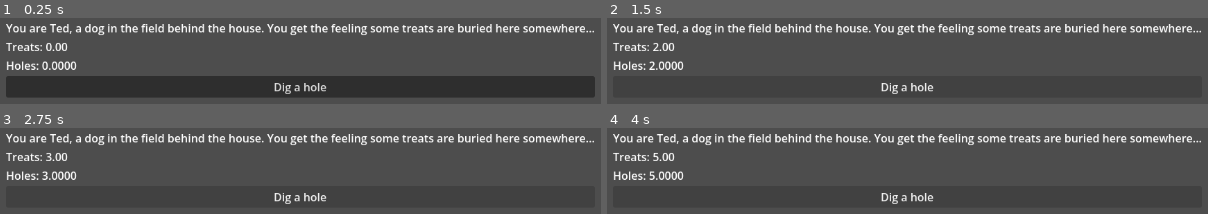
Above: before the commit, frames 1-4 (two rows, left to right).
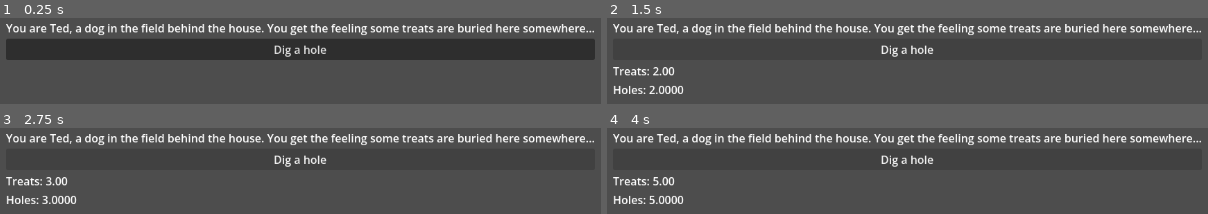
Above: after the commit, the same moments.

Repository: justin-capalbo/one-true-dog
Game: Godot game, scene res://main.tscn
The game is run twice, just before and just after one commit, with the same random seed, the same clock (stepped at 60 frames per second) and the same inputs.
Inputs:
- Up to frame 1 (0.25 s): no input
- Up to frame 2 (1.5 s): click "Dig a hole" at 0.5 s; click "Dig a hole" at 1.25 s
- Up to frame 3 (2.75 s): click "Dig a hole" at 2 s
- Up to frame 4 (4 s): tap Enter at 2.75 s; tap Space at 3.5 s

The runs differ from the first frame. In frame 1, 48% of the frame differs, in the area x 0-100%, y 24-92%; in frame 2, 3.2%; in frame 3, 3.2%; in frame 4, 3.2%.

Commit message:
Implement bones

Diff:
--- a/main.tscn
+++ b/main.tscn
@@ -26,15 +26,18 @@
 layout_mode = 2
 text = "You are Ted, a dog in the field behind the house. You get the feeling some treats are buried here somewhere..."
 
+[node name="DigButton" type="Button" parent="UI" unique_id=1921256829]
+layout_mode = 2
+text = "Dig a hole"
+
 [node name="TreatsLabel" type="Label" parent="UI" unique_id=767203823]
 layout_mode = 2
 
 [node name="HolesLabel" type="Label" parent="UI" unique_id=2080749498]
 layout_mode = 2
 
-[node name="DigButton" type="Button" parent="UI" unique_id=1921256829]
+[node name="BonesLabel" type="Label" parent="UI" unique_id=2122647214]
 layout_mode = 2
-text = "Dig a hole"
 
 [node name="HelpersLabel" type="Label" parent="UI" unique_id=534069783]
 layout_mode = 2
@@ -48,6 +51,12 @@
 [node name="NoseButton" type="Button" parent="UI" unique_id=423958672]
 layout_mode = 2
 
+[node name="BoneDiggerLabel" type="Label" parent="UI" unique_id=2104000596]
+layout_mode = 2
+
+[node name="BoneDiggerButton" type="Button" parent="UI" unique_id=2034282748]
+layout_mode = 2
+
 [node name="DigTimer" type="Timer" parent="." unique_id=1587685107]
 wait_time = 0.1
 autostart = true
--- a/src/main.gd
+++ b/src/main.gd
@@ -1,44 +1,53 @@
 extends Control
+
+enum Currency { TREATS, BONES, STICKS }
+
+const CURRENCY_NAMES := { Currency.TREATS: "treats", Currency.BONES: "bones", Currency.STICKS: "sticks" }
 
 class Upgrade:
 	var level: int = 0
 	var unlocked: bool = false
 	var base_cost: int
 	var cost_exponent: float
+	var currency: int
 	var label_node: Label
 	var button_node: Button
 
-	func _init(p_base_cost: int, p_exponent: float, p_label: Label, p_button: Button) -> void:
+	func _init(p_base_cost: int, p_exponent: float, p_currency: int, p_label: Label, p_button: Button) -> void:
 		base_cost = p_base_cost
 		cost_exponent = p_exponent
+		currency = p_currency
 		label_node = p_label
 		button_node = p_button
 
 	func cost() -> int:
 		return int(base_cost * pow(cost_exponent, level))
 
-	func try_buy(treats: float) -> int:
+	func try_buy(currencies: Dictionary) -> int:
 		var c = cost()
-		if treats >= c:
+		if currencies[currency] >= c:
 			level += 1
 			return c
 		return 0
 
-	func refresh_ui(treats: float, label_text: String) -> void:
-		if not unlocked and treats >= base_cost:
+	func refresh_ui(currencies: Dictionary, label_text: String) -> void:
+		var amount: float = currencies[currency]
+		if not unlocked and amount >= base_cost:
 			unlocked = true
 		label_node.visible = unlocked
 		button_node.visible = unlocked
 		if unlocked:
 			label_node.text = label_text
-			button_node.text = "Upgrade (%d treats)" % cost()
-			button_node.disabled = treats < cost()
+			button_node.text = "Upgrade for %d %s" % [cost(), CURRENCY_NAMES[currency]]
+			button_node.disabled = amount < cost()
 
 # Resources
-var treats: float = 0.0
+var currencies := { Currency.TREATS: 0.0, Currency.BONES: 0.0, Currency.STICKS: 0.0 }
+var lifetime := { Currency.TREATS: 0.0, Currency.BONES: 0.0, Currency.STICKS: 0.0 }
 var holes_dug: float = 0.0
 var nose_upgrade: Upgrade
 var helpers_upgrade: Upgrade
+var bone_digger_upgrade: Upgrade
 
 # Config
 const TICK_RATE: float = 0.1
@@ -46,6 +55,7 @@
 
 # Node references
 @onready var treats_label: Label = $UI/TreatsLabel
+@onready var bones_label: Label = $UI/BonesLabel
 @onready var holes_label: Label = $UI/HolesLabel
 @onready var dig_button: Button = $UI/DigButton
 @onready var dig_timer: Timer = $DigTimer
@@ -53,13 +63,18 @@
 @onready var nose_button: Button = $UI/NoseButton
 @onready var helpers_label: Label = $UI/HelpersLabel
 @onready var helpers_button: Button = $UI/HelpersButton
+@onready var bone_digger_label: Label = $UI/BoneDiggerLabel
+@onready var bone_digger_button: Button = $UI/BoneDiggerButton
 
 func _ready() -> void:
-	helpers_upgrade = Upgrade.new(10, 1.8, helpers_label, helpers_button)
+	helpers_upgrade = Upgrade.new(10, 1.8, Currency.TREATS, helpers_label, helpers_button)
 	helpers_button.pressed.connect(func(): _buy(helpers_upgrade))
 
-	nose_upgrade = Upgrade.new(40, 2.2, nose_label, nose_button)
+	nose_upgrade = Upgrade.new(40, 2.2, Currency.TREATS, nose_label, nose_button)
 	nose_button.pressed.connect(func(): _buy(nose_upgrade))
+
+	bone_digger_upgrade = Upgrade.new(100, 2.2, Currency.TREATS, bone_digger_label, bone_digger_button)
+	bone_digger_button.pressed.connect(func(): _buy(bone_digger_upgrade))
 
 	dig_button.pressed.connect(_on_dig_pressed)
 	dig_timer.wait_time = TICK_RATE
@@ -67,15 +82,23 @@
 	update_labels()
 
 func _buy(upgrade: Upgrade) -> void:
-	treats -= upgrade.try_buy(treats)
+	currencies[upgrade.currency] -= upgrade.try_buy(currencies)
 	update_labels()
 
 func treats_per_hole() -> float:
 	return 1.0 + 0.5 * nose_upgrade.level
 
+func bones_per_hole() -> float:
+	return 0.1 * bone_digger_upgrade.level
+
+func _earn(currency: Currency, amount: float) -> void:
+	currencies[currency] += amount
+	lifetime[currency] += amount
+
 func dig(amount: float) -> void:
 	holes_dug += amount
-	treats += amount * treats_per_hole()
+	_earn(Currency.TREATS, amount * treats_per_hole())
+	_earn(Currency.BONES, amount * bones_per_hole())
 
 func _on_dig_pressed() -> void:
 	dig(1.0)
@@ -88,10 +111,18 @@
 		update_labels()
 
 func update_labels() -> void:
-	treats_label.text = "Treats: %.2f" % treats
+	treats_label.text = "Treats: %.2f" % currencies[Currency.TREATS]
+	treats_label.visible = lifetime[Currency.TREATS] >= 1.0
+	bones_label.text = "Bones: %.2f" % currencies[Currency.BONES]
+	bones_label.visible = lifetime[Currency.BONES] >= 1.0
 	holes_label.text = "Holes: %.4f" % holes_dug
-	nose_upgrade.refresh_ui(treats,
-		"Nose for Treats - Rank %d (avg %.1f treats/hole)" % [nose_upgrade.level, 1.0 + 0.5 * nose_upgrade.level])
+	holes_label.visible = holes_dug >= 1.0
+
 	var holes_per_sec: float = helpers_upgrade.level * holes_per_helper_per_tick / TICK_RATE
-	helpers_upgrade.refresh_ui(treats,
+
+	helpers_upgrade.refresh_ui(currencies,
 		"Helper Dogs - %d hired (%.2f holes/sec)" % [helpers_upgrade.level, holes_per_sec])
+	nose_upgrade.refresh_ui(currencies,
+		"Nose for Treats - Rank %d (avg %.1f treats/hole)" % [nose_upgrade.level, treats_per_hole()])
+	bone_digger_upgrade.refresh_ui(currencies,
+		"Bone Digger - Rank %d (%.1f bones/hole)" % [bone_digger_upgrade.level, bones_per_hole()])
